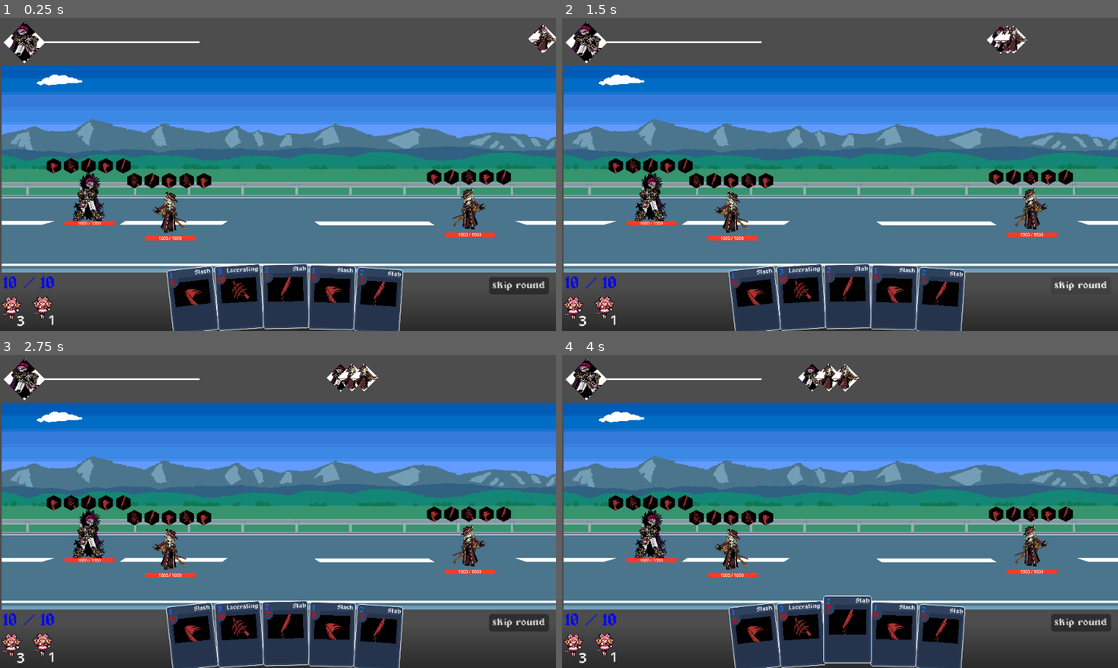
Above: before the commit, frames 1-4 (two rows, left to right).
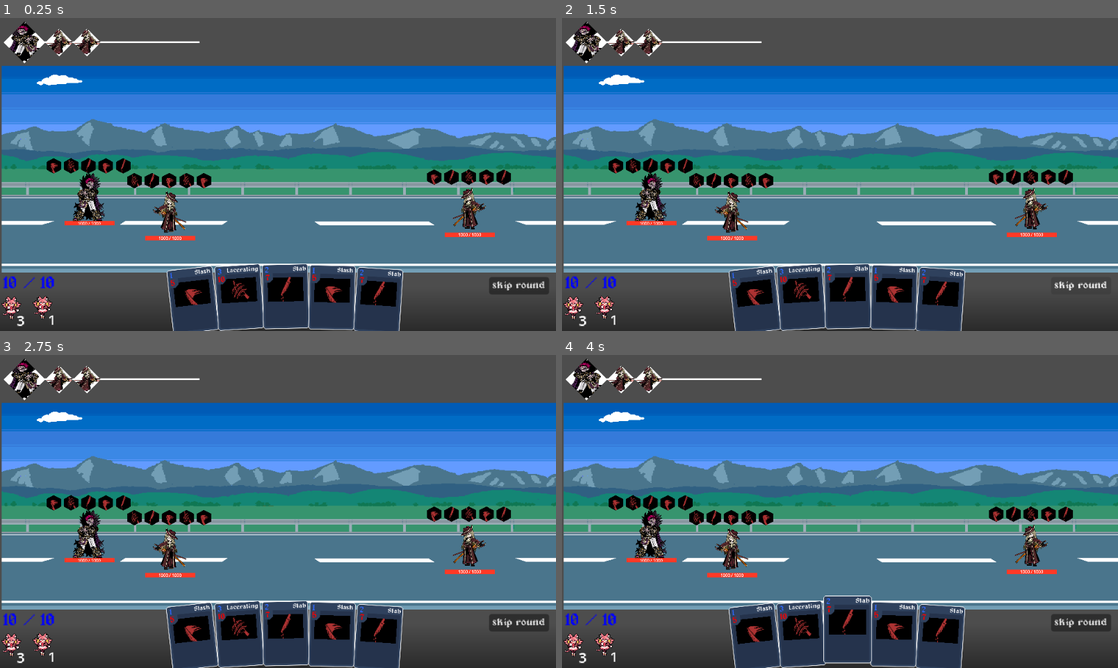
Above: after the commit, the same moments.

Repository: mewmewmyagic/card-game-main
Game: Godot game, scene res://scenes/battle/BattleScene.tscn
The game is run twice, just before and just after one commit, with the same random seed, the same clock (stepped at 60 frames per second) and the same inputs.
Inputs (mouse positions are in pixels of both pictures, inside the frame that each line leads up to):
- Up to frame 1 (0.25 s): no input
- Up to frame 2 (1.5 s): click "skip round" at 0.5 s; click "skip round" at 1.25 s
- Up to frame 3 (2.75 s): drag from (194, 636) to (88, 533) at 2.02 s
- Up to frame 4 (4 s): drag from (801, 633) to (650, 533) at 2.77 s; move the mouse to (845, 633) at 3.52 s; hold D (Right) from 3.53 s (still down); hold Right mouse button (right_mouse) from 3.53 s (still down); click (845, 633) at 3.67 s

The runs differ from the first frame. In frame 1, 0.7% of the frame differs, in the area x 8-100%, y 2-13%; in frame 2, 0.8%; in frame 3, 0.9%; in frame 4, 1.0%, in the area x 8-54%, y 2-13%.

Commit message:
Update turn_order_ui.gd

Diff:
--- a/Scripts/turnrelated/turn_order_ui.gd
+++ b/Scripts/turnrelated/turn_order_ui.gd
@@ -56,6 +56,8 @@
 	_refresh_turn_icons()
 	_update_layout()
 
+#the plan: this should stay, but add a spawn icon func that already know where its position is
+#when its current turn, the current turn order icon gets deleted.  it gets spawned back when its not curent turn
 func _refresh_turn_icons() -> void:
 	turn_icons.clear()
 	for t in turn_manager.turn_order: #has to be sorted
@@ -68,5 +70,7 @@
 	for i in turn_icons.size():
 		if (i == 0):
 			big_icon.combatant_icon.texture = turn_icons[i].combatant_icon.texture
-		turn_icons[i].animator.move_to(Vector2((i-1) * spacing + big_icon.size.x * big_icon.scale.x, self.size.y/2 - ICON_SPACING/2), 0.0, 10) #
-		turn_icons[i].amount.text = str(turn_icons[i].turn.recovery_time)
+			turn_icons[i].animator.move_to(Vector2(big_icon.size.x * big_icon.scale.x/4, self.size.y/2 - ICON_SPACING/2), 0.0, .25) #
+		else:
+			turn_icons[i].animator.move_to(Vector2((i-1) * spacing + big_icon.size.x * big_icon.scale.x, self.size.y/2 - ICON_SPACING/2), 0.0, .25) #
+			turn_icons[i].amount.text = str(turn_icons[i].turn.recovery_time)
